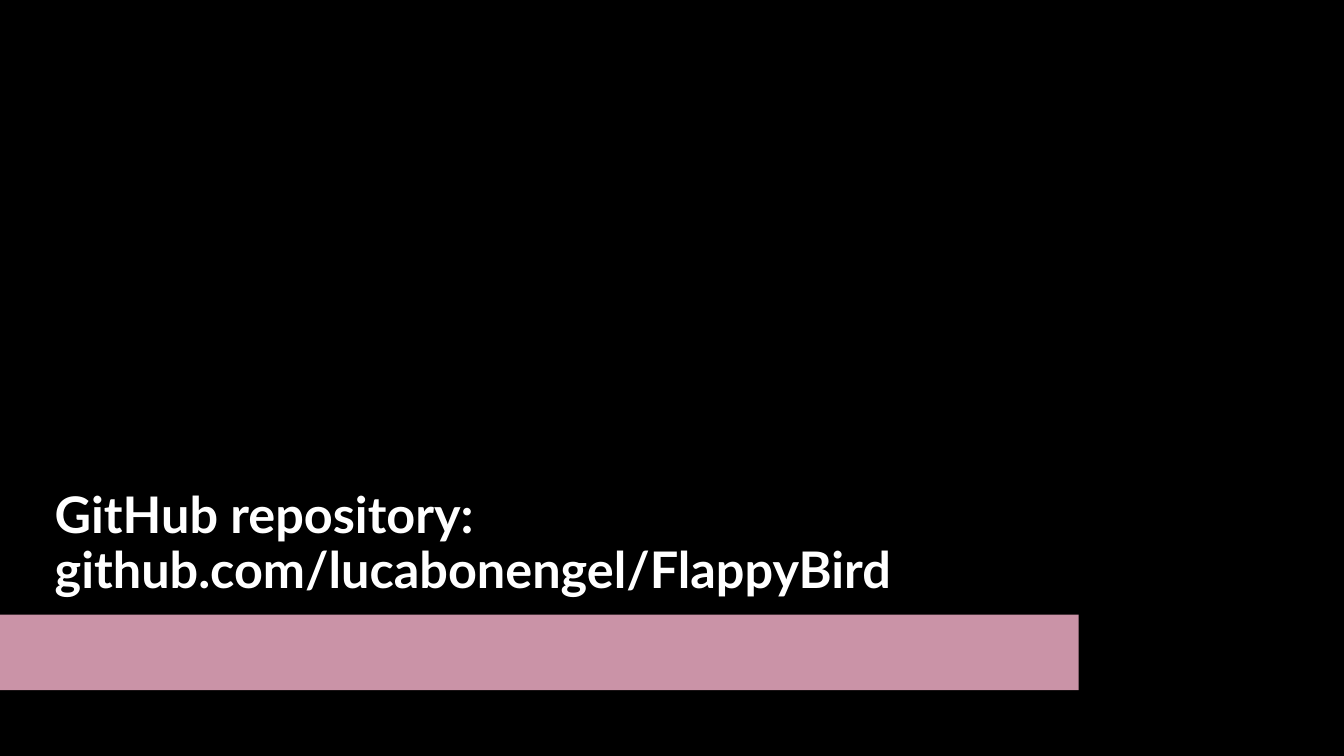
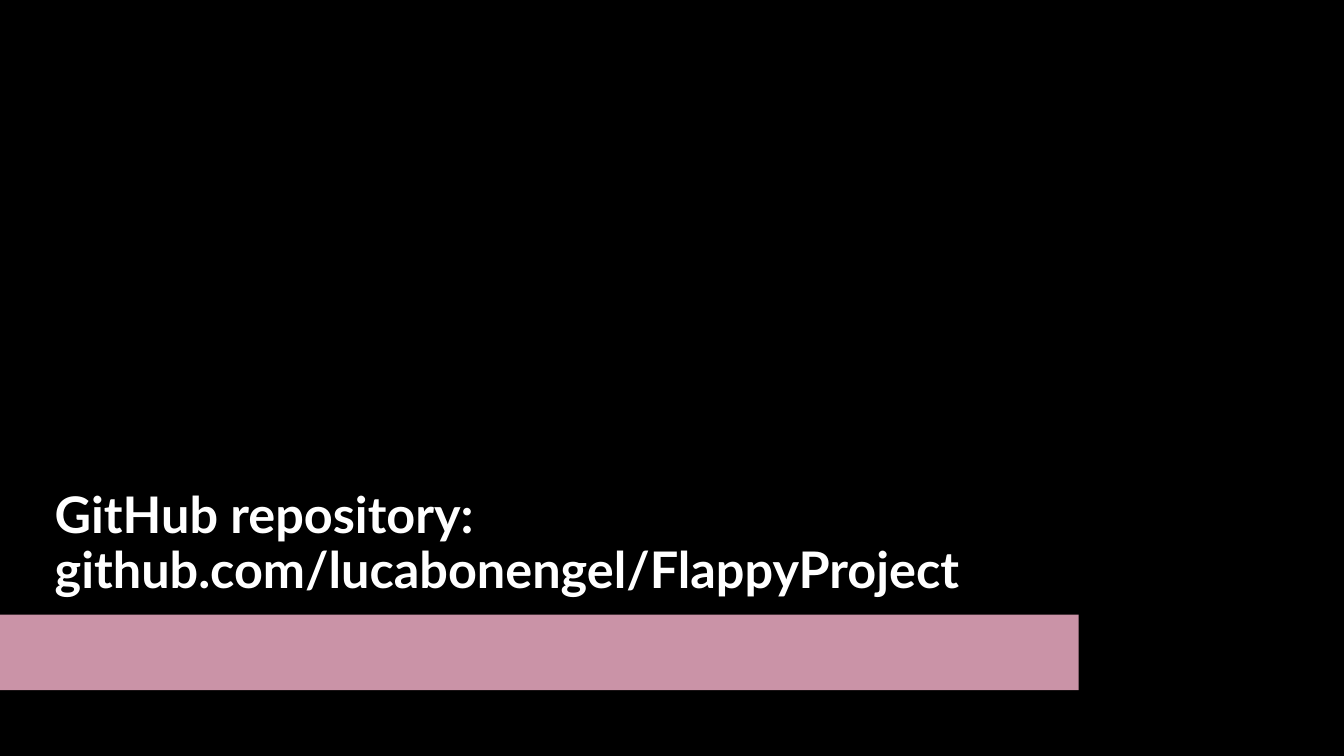
Before and after one commit to lucabonengel/FlappyProject, a slide deck: slide 2 of slides.pptx. Drawn at 1344x756 pixels with LibreOffice and Linux fonts; fonts in the diff are those of the drawing; background and template pictures are left out. Boxes give left, top, right and bottom in pixels: in the first picture for what was removed or moved away, otherwise in the second. Text is boxed around its words. In the diff, an @@ line names an element or a change of style, - is before the commit and + after.

```diff
--- a/slides.pptx
+++ b/slides.pptx
@@ title at (x1=55, y1=495, x2=959, y2=596): text changed @@
-GitHub repository: github.com/lucabonengel/FlappyBird
+GitHub repository: github.com/lucabonengel/FlappyProject
```
Also in this commit, not shown: 10 other slides changed, 11 slides added, 5 other files.
